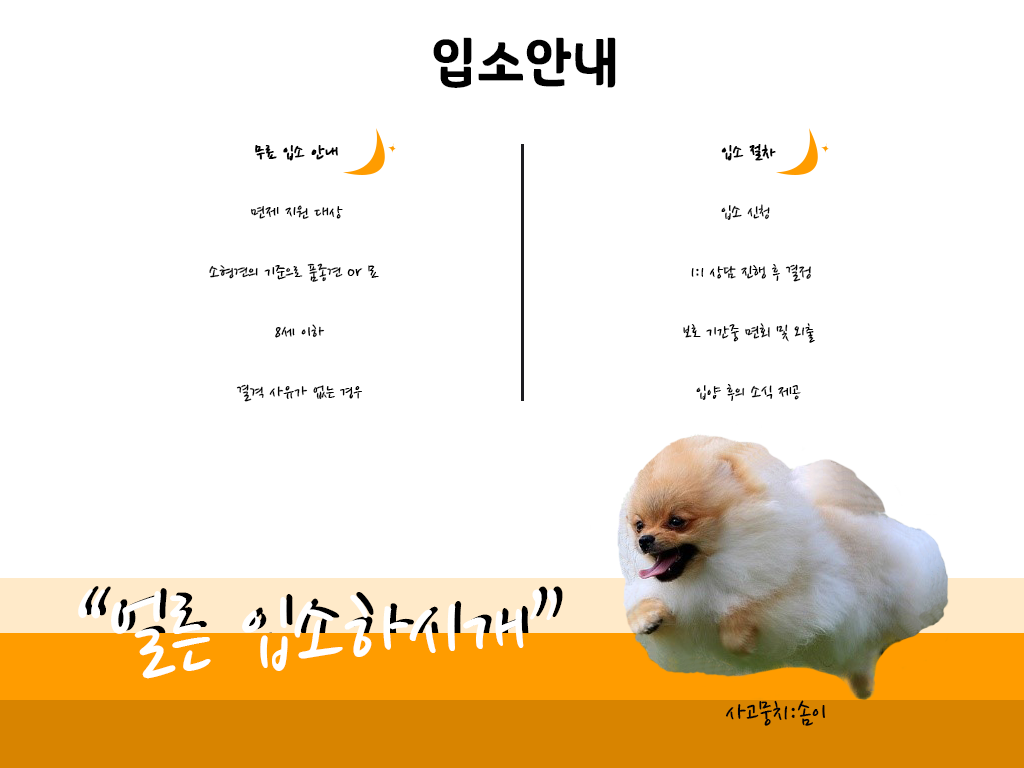
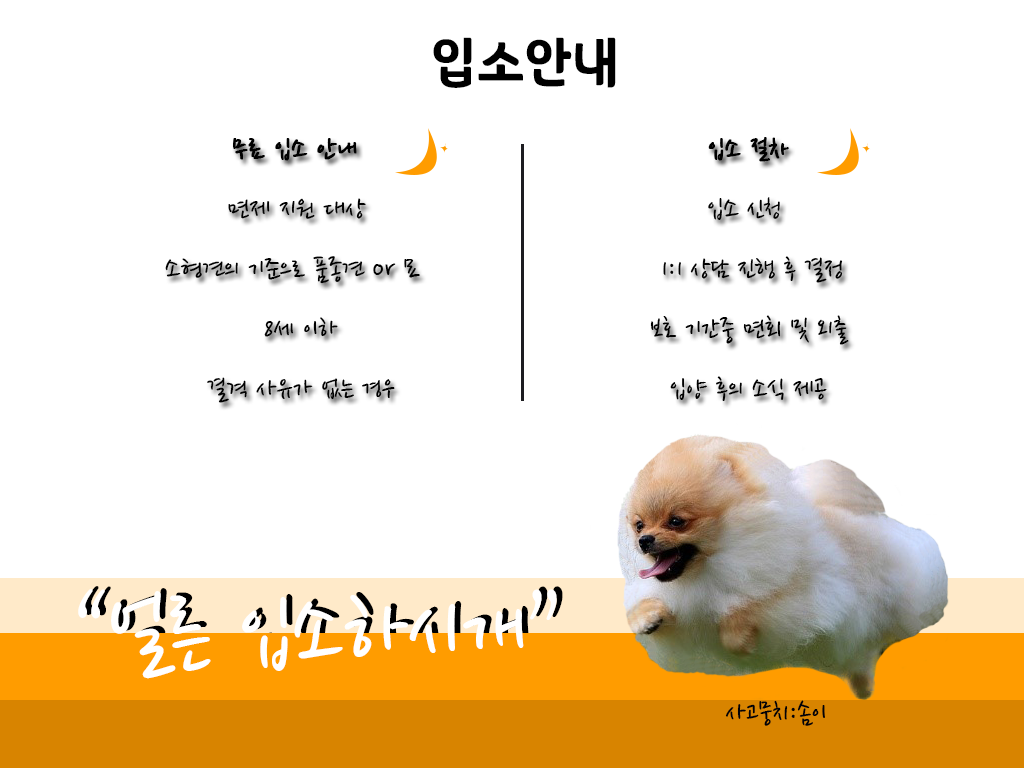
Layers edited between the first and the second 1024 × 768 image:
painted on "Shape 1 copy" over [776, 128, 870, 175]
painted on "Shape 1" over [343, 128, 448, 175]
painted on "입소 절차 입소 신청 1:1 상담 진행 후 결정 보호 기간중 면회 및 외출 입양 후의 소식 제공" over [650, 137, 849, 401]
painted on "무료 입소 안내 면제 지원 대상 소형견의 기준으로 품종견 or 묘 8세 이하 결격 사유가 없는 경우" over [165, 138, 420, 403]
